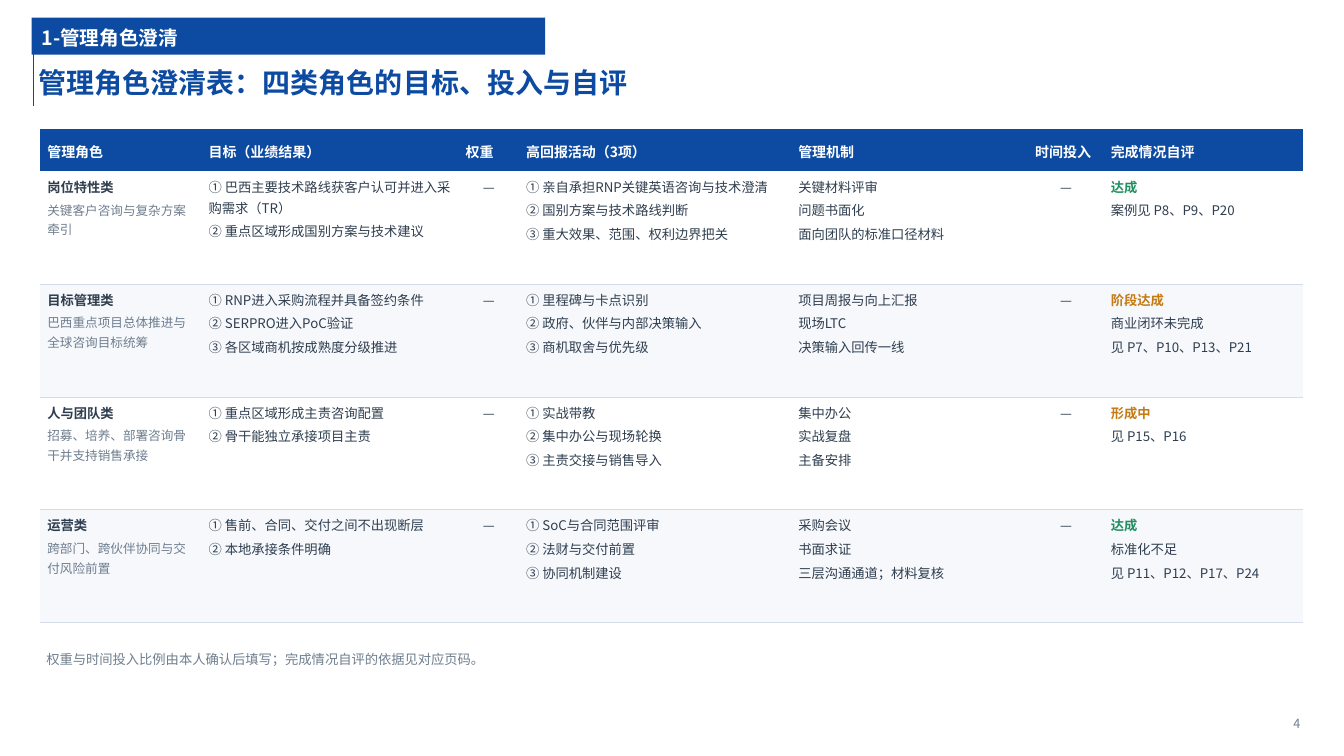
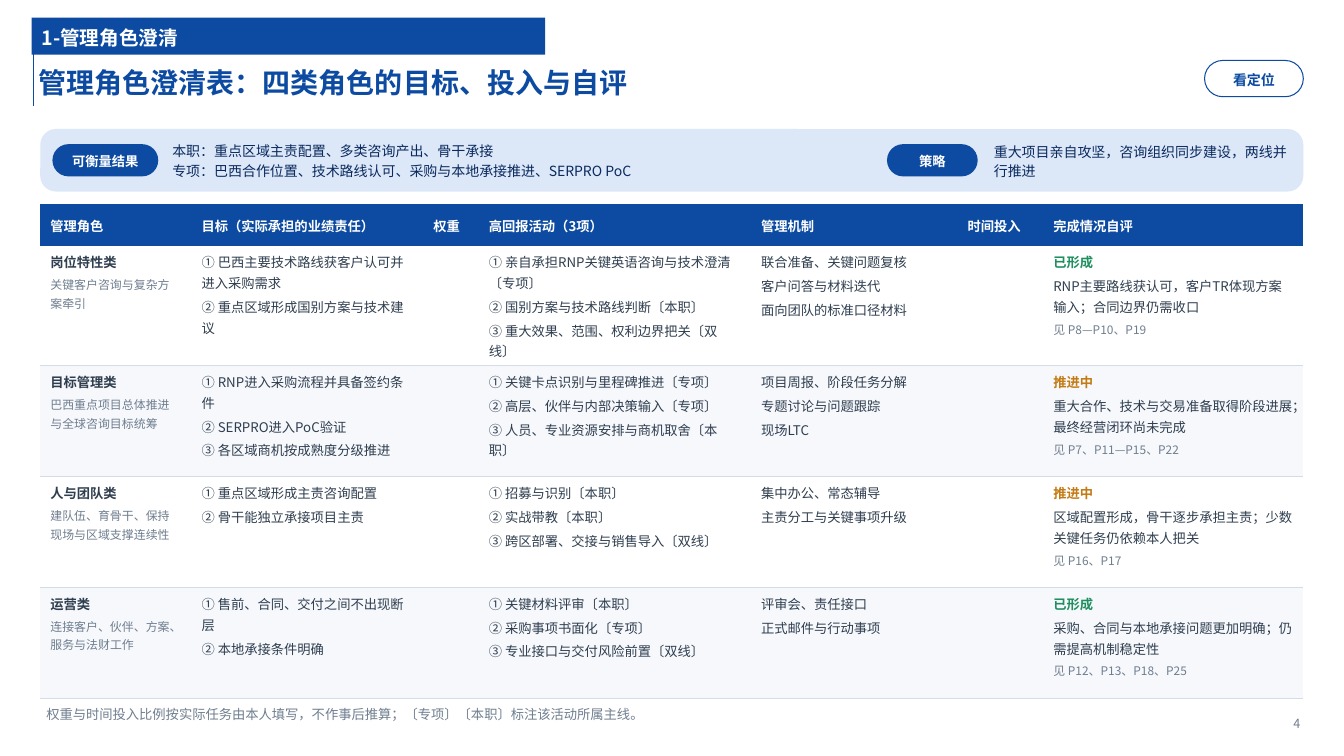
Before and after one commit to chyhcs/wyyh, a slide deck: slide 4 of 干部试用期转正述职-陈昊.pptx. Drawn at 1344x756 pixels with LibreOffice and Linux fonts; fonts in the diff are those of the drawing. Boxes give left, top, right and bottom in pixels: in the first picture for what was removed or moved away, otherwise in the second. Text is boxed around its words. In the diff, an @@ line names an element or a change of style, - is before the commit and + after.

```diff
--- a/干部试用期转正述职-陈昊.pptx
+++ b/干部试用期转正述职-陈昊.pptx
@@ rounded rectangle added at (1205, 60, 1304, 97), fill #FFFFFF, outline #0C4BA1 0.75 pt, 10 pt, text #0C4BA1, bold @@
+看定位
@@ rounded rectangle added at (40, 129, 1304, 192), fill #DCE7F8 @@
@@ rounded rectangle added at (52, 144, 158, 176), fill #0C4BA1, 9.5 pt, text #FFFFFF, bold @@
+可衡量结果
@@ text added at (172, 144, 631, 177), 10 pt, text #0A2A5E @@
+本职：重点区域主责配置、多类咨询产出、骨干承接
+专项：巴西合作位置、技术路线认可、采购与本地承接推进、SERPRO PoC
@@ rounded rectangle added at (887, 144, 978, 176), fill #0C4BA1, 9.5 pt, text #FFFFFF, bold @@
+策略
@@ text added at (994, 145, 1287, 177), 10 pt, text #0A2A5E @@
+重大项目亲自攻坚，咨询组织同步建设，两线并行推进
@@ table at (40, 204, 1304, 690) @@
-row 1, column 2: 目标（业绩结果）
+row 1, column 2: 目标（实际承担的业绩责任）
-row 2: 岗位特性类 / 关键客户咨询与复杂方案牵引 | ① 巴西主要技术路线获客户认可并进入采购需求（TR） / ② 重点区域形成国别方案与技术建议 | — | ① 亲自承担RNP关键英语咨询与技术澄清 / ② 国别方案与技术路线判断 / ③ 重大效果、范围、权利边界把关 | 关键材料评审 / 问题书面化 / 面向团队的标准口径材料 | — | 达成 / 案例见 P8、P9、P20
+row 2: 岗位特性类 / 关键客户咨询与复杂方案牵引 | ① 巴西主要技术路线获客户认可并进入采购需求 / ② 重点区域形成国别方案与技术建议 |  | ① 亲自承担RNP关键英语咨询与技术澄清〔专项〕 / ② 国别方案与技术路线判断〔本职〕 / ③ 重大效果、范围、权利边界把关〔双线〕 | 联合准备、关键问题复核 / 客户问答与材料迭代 / 面向团队的标准口径材料 |  | 已形成 / RNP主要路线获认可，客户TR体现方案输入；合同边界仍需收口 / 见 P8—P10、P19
-row 3: 目标管理类 / 巴西重点项目总体推进与全球咨询目标统筹 | ① RNP进入采购流程并具备签约条件 / ② SERPRO进入PoC验证 / ③ 各区域商机按成熟度分级推进 | — | ① 里程碑与卡点识别 / ② 政府、伙伴与内部决策输入 / ③ 商机取舍与优先级 | 项目周报与向上汇报 / 现场LTC / 决策输入回传一线 | — | 阶段达成 / 商业闭环未完成 / 见 P7、P10、P13、P21
+row 3: 目标管理类 / 巴西重点项目总体推进与全球咨询目标统筹 | ① RNP进入采购流程并具备签约条件 / ② SERPRO进入PoC验证 / ③ 各区域商机按成熟度分级推进 |  | ① 关键卡点识别与里程碑推进〔专项〕 / ② 高层、伙伴与内部决策输入〔专项〕 / ③ 人员、专业资源安排与商机取舍〔本职〕 | 项目周报、阶段任务分解 / 专题讨论与问题跟踪 / 现场LTC |  | 推进中 / 重大合作、技术与交易准备取得阶段进展；最终经营闭环尚未完成 / 见 P7、P11—P15、P22
-row 4: 人与团队类 / 招募、培养、部署咨询骨干并支持销售承接 | ① 重点区域形成主责咨询配置 / ② 骨干能独立承接项目主责 | — | ① 实战带教 / ② 集中办公与现场轮换 / ③ 主责交接与销售导入 | 集中办公 / 实战复盘 / 主备安排 | — | 形成中 / 见 P15、P16
+row 4: 人与团队类 / 建队伍、育骨干、保持现场与区域支撑连续性 | ① 重点区域形成主责咨询配置 / ② 骨干能独立承接项目主责 |  | ① 招募与识别〔本职〕 / ② 实战带教〔本职〕 / ③ 跨区部署、交接与销售导入〔双线〕 | 集中办公、常态辅导 / 主责分工与关键事项升级 |  | 推进中 / 区域配置形成，骨干逐步承担主责；少数关键任务仍依赖本人把关 / 见 P16、P17
-row 5: 运营类 / 跨部门、跨伙伴协同与交付风险前置 | ① 售前、合同、交付之间不出现断层 / ② 本地承接条件明确 | — | ① SoC与合同范围评审 / ② 法财与交付前置 / ③ 协同机制建设 | 采购会议 / 书面求证 / 三层沟通通道；材料复核 | — | 达成 / 标准化不足 / 见 P11、P12、P17、P24
+row 5: 运营类 / 连接客户、伙伴、方案、服务与法财工作 | ① 售前、合同、交付之间不出现断层 / ② 本地承接条件明确 |  | ① 关键材料评审〔本职〕 / ② 采购事项书面化〔专项〕 / ③ 专业接口与交付风险前置〔双线〕 | 评审会、责任接口 / 正式邮件与行动事项 |  | 已形成 / 采购、合同与本地承接问题更加明确；仍需提高机制稳定性 / 见 P12、P13、P18、P25
@@ size 10 to 9.5 pt in "管理角色", "权重", "高回报活动（3项）", "管理机制" and 2 more places @@
@@ size 9 to 8.5 pt in "关键客户咨询与复杂方案牵引", "巴西重点项目总体推进与全球咨询目标统筹" @@
@@ table: place and size @@
-table at (40, 129, 1304, 623)
+table at (40, 204, 1304, 690)
@@ text at (46, 708, 643, 721): text changed @@
-权重与时间投入比例由本人确认后填写；完成情况自评的依据见对应页码。
+权重与时间投入比例按实际任务由本人填写，不作事后推算；〔专项〕〔本职〕标注该活动所属主线。
```
Also in this commit, not shown: 25 other slides changed, 7 slides added, 6 slides removed, 2 other files.
